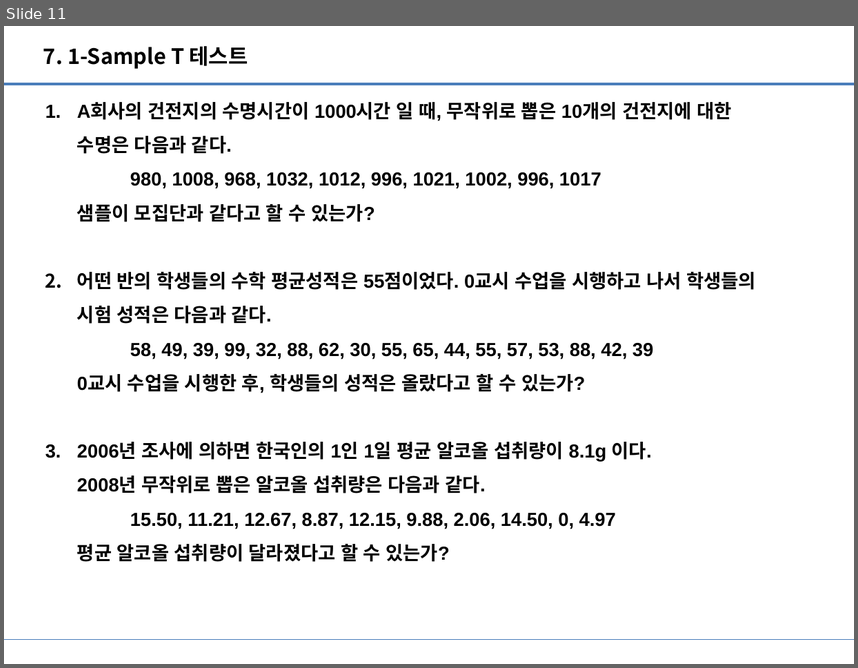
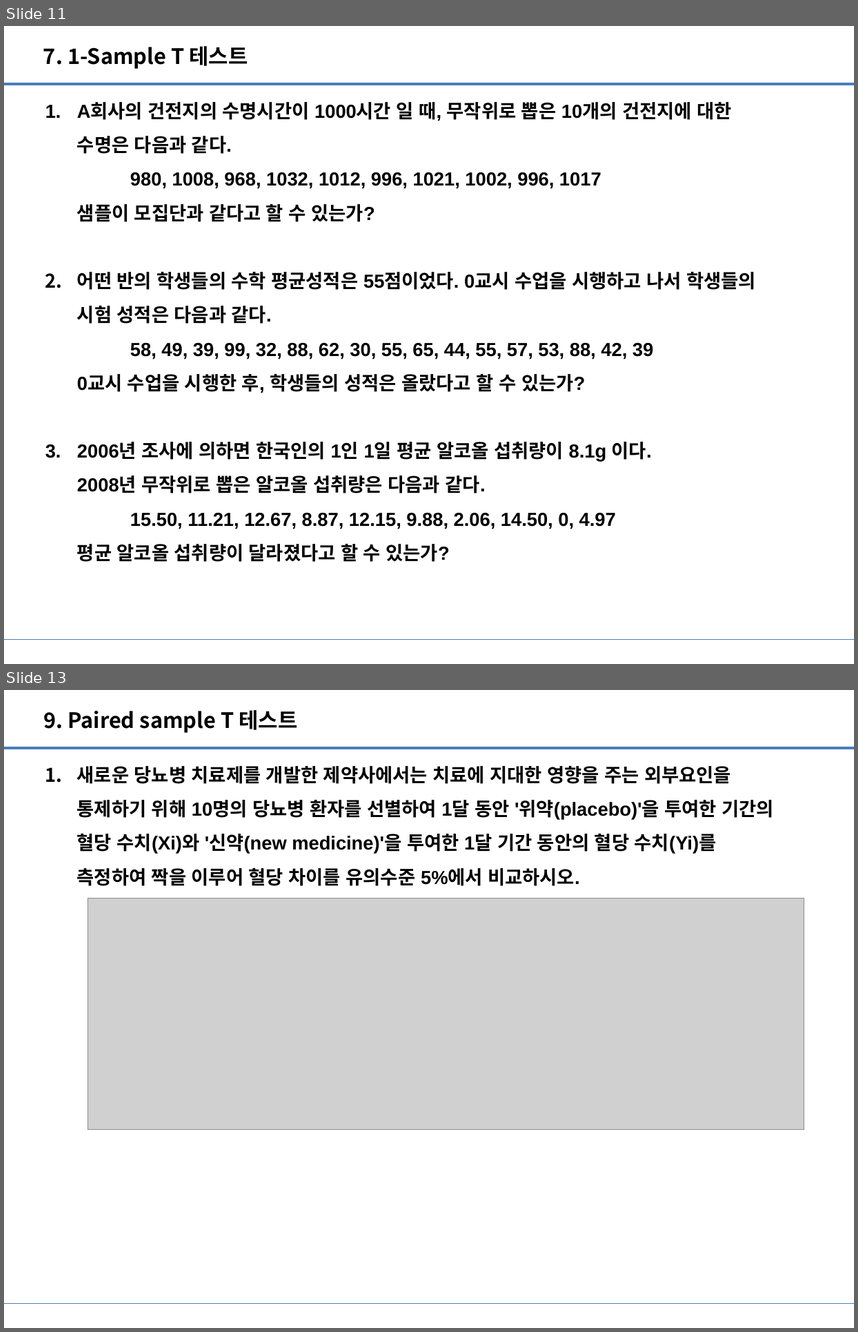
Before and after one commit to Heechul90/R-Statistics, a slide deck: Practice/연습문제 data/R 연습문제.pptx. Shown one above the other, each under a label of ours: slide 11 before the commit, slides 11 and 13 after it; the slides between them are not shown. The pictures are 858x668 and 858x1332 pixels, drawn with LibreOffice and Linux fonts; fonts in the diff are those of the drawing; grey boxes stand for pictures. Boxes give left, top, right and bottom in pixels: in the first picture for what was removed or moved away, otherwise in the second. Text is boxed around its words. In the diff, an @@ line names an element or a change of style, - is before the commit and + after.

```diff
--- a/Practice/연습문제 data/R 연습문제.pptx
+++ b/Practice/연습문제 data/R 연습문제.pptx
@@ slide 13 added at (x1=4, y1=690, x2=854, y2=1328), background #FFFFFF; not listed: 2 template elements that a slide beside it also shows @@
@@ text added at (x1=43, y1=710, x2=298, y2=733), 18 pt, text #000000, bold @@
+9. Paired sample T 테스트
@@ text added at (x1=77, y1=766, x2=774, y2=886), 16 pt, text #000000, bold @@
+1. 새로운 당뇨병 치료제를 개발한 제약사에서는 치료에 지대한 영향을 주는 외부요인을
+   통제하기 위해 10명의 당뇨병 환자를 선별하여 1달 동안 '위약(placebo)'을 투여한 기간의
+   혈당 수치(Xi)와 '신약(new medicine)'을 투여한 1달 기간 동안의 혈당 수치(Yi)를
+   측정하여 짝을 이루어 혈당 차이를 유의수준 5%에서 비교하시오.
@@ picture added at (x1=87, y1=898, x2=804, y2=1130) @@
```
Also in this commit, not shown: 1 slide changed, 2 other slides added, 3 other files.
